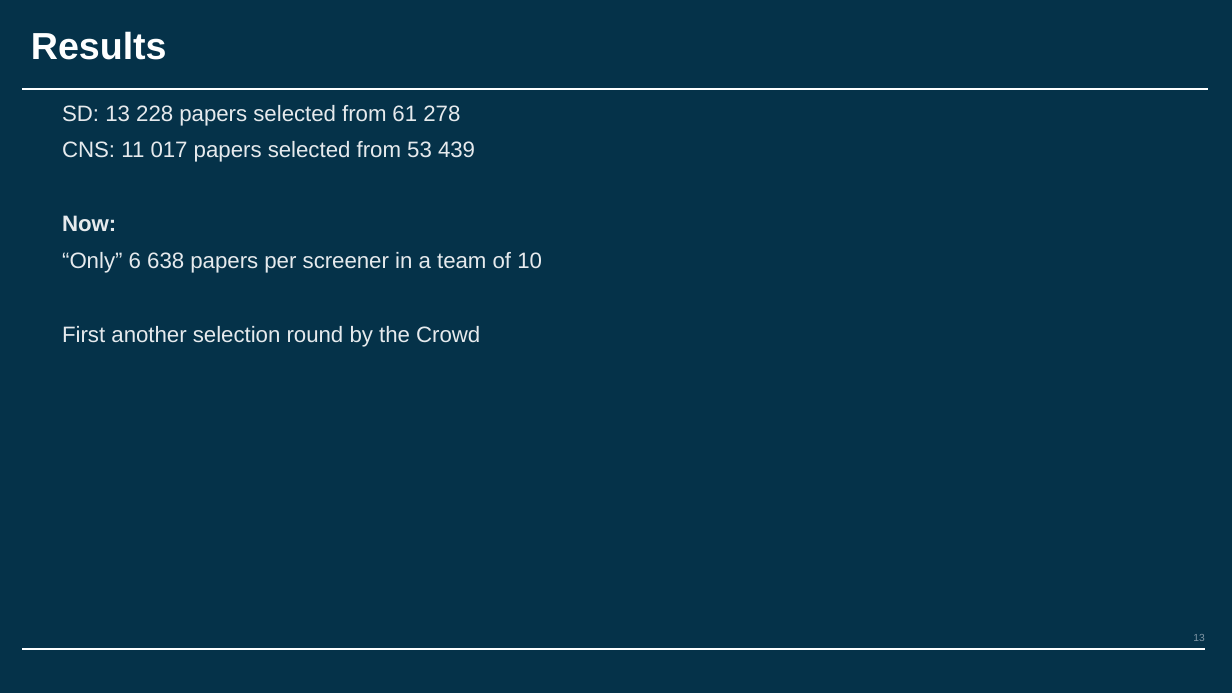
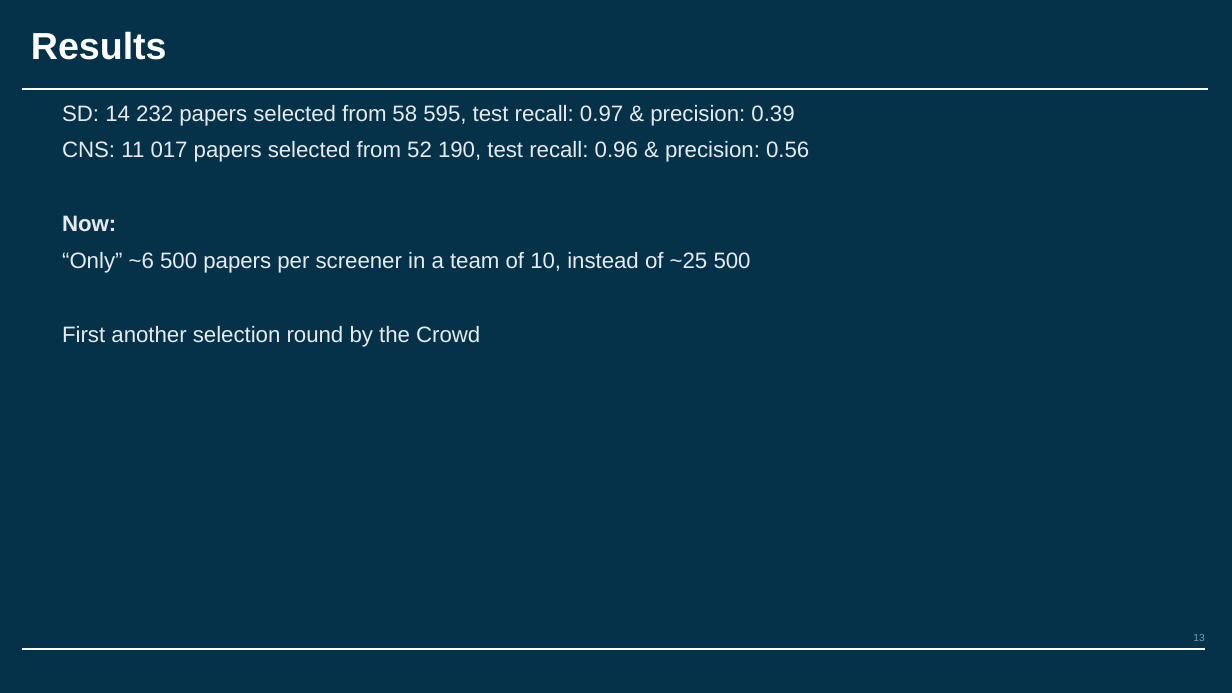
Before and after one commit to ESA-RadLab/BERTCSRS, a slide deck: slide 13 of Project info.pptx. Drawn at 1232x693 pixels with LibreOffice and Linux fonts; fonts in the diff are those of the drawing; background and template pictures are left out. Boxes give left, top, right and bottom in pixels: in the first picture for what was removed or moved away, otherwise in the second. Text is boxed around its words. In the diff, an @@ line names an element or a change of style, - is before the commit and + after.

```diff
--- a/Project info.pptx
+++ b/Project info.pptx
@@ text at box(62, 105, 809, 162): text changed @@
-SD: 13 228 papers selected from 61 278
-CNS: 11 017 papers selected from 53 439
+SD: 14 232 papers selected from 58 595, test recall: 0.97 & precision: 0.39
+CNS: 11 017 papers selected from 52 190, test recall: 0.96 & precision: 0.56
@@ text at box(62, 252, 751, 273): text changed @@
-“Only” 6 638 papers per screener in a team of 10
+“Only” ~6 500 papers per screener in a team of 10, instead of ~25 500
```
Also in this commit, not shown: 6 other slides changed, 3 other files.
